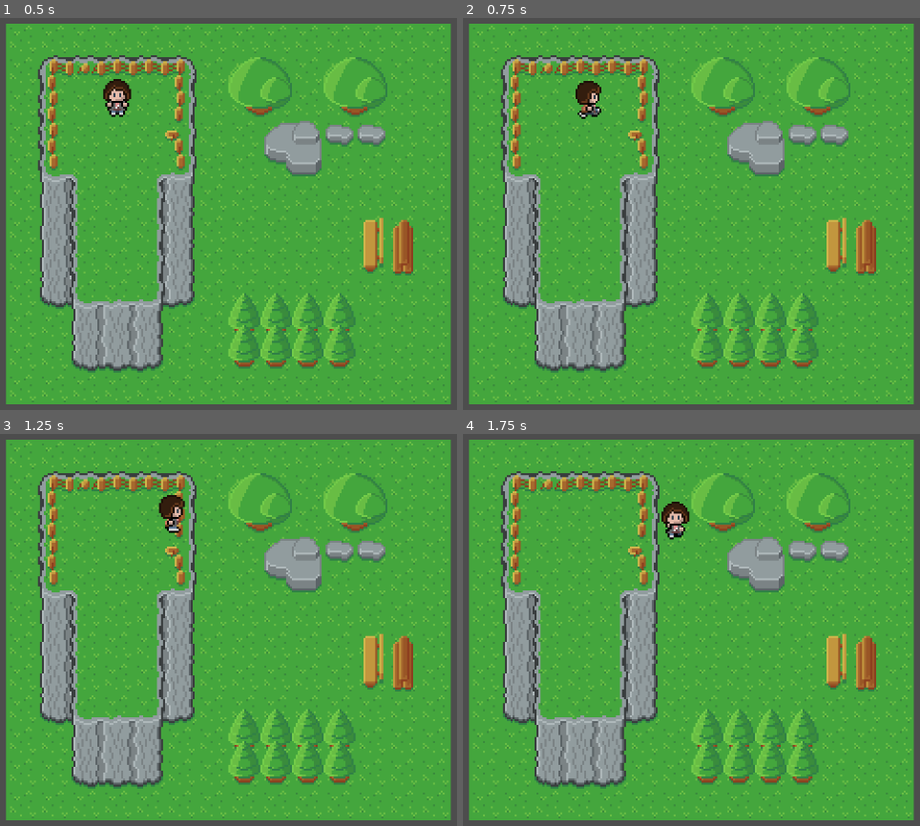
Above: before the commit, frames 1-4 (two rows, left to right).
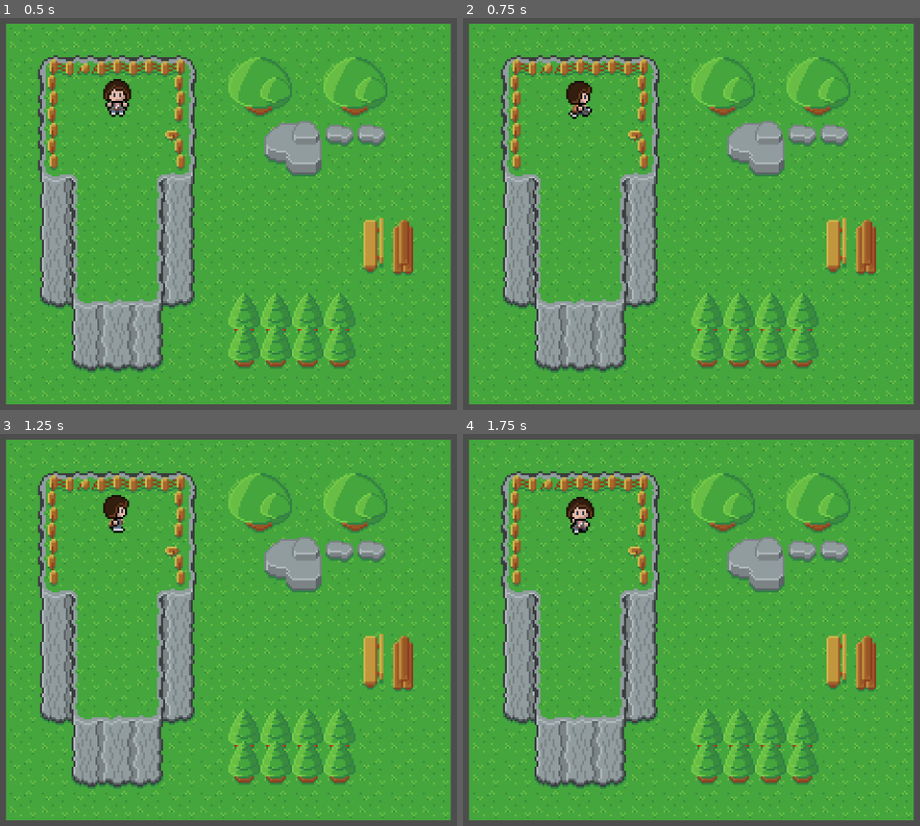
Above: after the commit, the same moments.

Repository: minkezhang/lis
Game: Godot game, scene res://scenes/overworld/common/map.tscn
Two runs of this game, one before a commit and one after it. Both use one fixed random seed, a clock stepped at 60 frames per second and the inputs below. The project has no main scene, so this scene is started directly.
Inputs:
- Up to frame 1 (0.5 s): no input
- Up to frame 2 (0.75 s): tap Enter at 0.5 s; hold Right (ui_right) from 0.53 s (still down)
- Up to frame 3 (1.25 s): keep holding Right (ui_right)
- Up to frame 4 (1.75 s): release Right (ui_right) at 1.28 s; hold Down (ui_down) from 1.28 s (still down)

Frame 1 is identical in both runs. In frame 2, 0.6% of the frame differs, in the area x 22-31%, y 16-26%; in frame 3, 0.8%; in frame 4, 0.9%, in the area x 22-50%, y 16-28%.

Commit message:
Add pathing signal controls

Diff:
--- /dev/null
+++ b/entities/common/controllable/controllable.gd
@@ -0,0 +1,28 @@
+extends Node2D
+
+signal action_north
+signal action_south
+signal action_east
+signal action_west
+
+const _POLL_RATE_HZ: float = 10
+const _POLL_RATE_DELTA: float = 1.0 / _POLL_RATE_HZ
+
+var _delta_accum: float = 0
+
+
+func _process(delta):
+	if _delta_accum + delta < _POLL_RATE_DELTA:
+		_delta_accum += delta
+		return
+
+	_delta_accum = 0
+
+	if Input.is_action_pressed('ui_right'):
+		action_east.emit()
+	if Input.is_action_pressed('ui_left'):
+		action_west.emit()
+	if Input.is_action_pressed('ui_up'):
+		action_north.emit()
+	if Input.is_action_pressed('ui_down'):
+		action_south.emit()
--- /dev/null
+++ b/entities/common/controllable/controllable.tscn
@@ -0,0 +1,3 @@
+[gd_scene format=3 uid="uid://co1vmlkfp00f5"]
+
+[node name="Controllable" type="Node2D"]
--- a/entities/common/walkable/walkable.gd
+++ b/entities/common/walkable/walkable.gd
@@ -1 +1,49 @@
 extends Node2D
+
+signal state_idle
+
+const Poseable = preload('res://entities/common/poseable/poseable.tscn')
+const _libpathqueue = preload('res://lib/pathqueue.gd')
+const _libpose = preload('res://lib/pose.gd')
+const _libgeo = preload('res://lib/geo.gd')
+
+var _tween: Tween
+
+const _GRID_SIZE = 16
+const _GRID_CENTER_OFFSET = Vector2(_GRID_SIZE, _GRID_SIZE) / 2
+const _SPEED = 3.0
+const _POLL_RATE_LIMIT = 15.0
+
+@export var poseable: Node2D
+@export var x: int
+
+var path_queue: _libpathqueue.PathQueue
+var _gp: _libgeo.GeoPosition = _libgeo.GeoPosition.new(_GRID_CENTER_OFFSET, _GRID_SIZE)
+
+
+func _ready():
+	path_queue = _libpathqueue.PathQueue.new(1)
+
+
+func _process(delta):
+	if _tween == null or not _tween.is_valid():
+		var r = path_queue.dequeue()
+
+		# Only stop animation if no subsequent movement is queued. This allows for
+		# smoother animation for continuous movement in one direction.
+		if not r.success:
+			poseable.set_state(_libpose.Pose.IDLE)
+		elif poseable.get_state().pose == _libpose.Pose.IDLE and poseable.get_state().orientation != r.orientation:
+			poseable.set_state(_libpose.Pose.IDLE, r.orientation)
+		else:
+			# Allow user to face a direction before moving.
+			poseable.set_state(_libpose.Pose.WALK, r.orientation)
+
+			_tween = get_tree().create_tween()
+			_tween.tween_property(
+				self,
+				'position',
+				_gp.to_world(Vector2(_gp.to_grid(position)) + _libgeo.ORIENTATION_RAY[r.orientation]),
+				1.0 / _SPEED,
+			)
+			_tween.play()
--- a/entities/max/max.gd
+++ b/entities/max/max.gd
@@ -27,48 +27,12 @@
 var _gp: _libgeo.GeoPosition = _libgeo.GeoPosition.new(_GRID_CENTER_OFFSET, _GRID_SIZE)
 
 @onready var _p = $Poseable
+@onready var _c = $Controllable
+@onready var _w = $Walkable
 
 
-func _process(delta):
-	_handle_input(delta)
-
-	if _tween == null or not _tween.is_valid():
-		var r = _path_queue.dequeue()
-
-		# Only stop animation if no subsequent movement is queued. This allows for smoother animation for continuous movement in one direction.
-		if not r.success:
-			_p.set_state(_libpose.Pose.IDLE)
-		elif _p.get_state().pose == _libpose.Pose.IDLE and _p.get_state().orientation != r.orientation:
-			_p.set_state(_libpose.Pose.IDLE, r.orientation)
-		else:
-			# Allow user to face a direction before moving.
-			_p.set_state(_libpose.Pose.WALK, r.orientation)
-
-			_tween = get_tree().create_tween()
-			_tween.tween_property(
-				self,
-				'position',
-				_gp.to_world(Vector2(_gp.to_grid(position)) + _libgeo.ORIENTATION_RAY[r.orientation]),
-				1.0 / _SPEED,
-			)
-			_tween.play()
-
-
-func _handle_input(delta):
-	if _delta_accum + delta < 1.0 / _POLL_RATE_LIMIT:
-		_delta_accum += delta
-		return
-
-	_delta_accum = 0
-
-	if Input.is_action_pressed('ui_right'):
-		_path_queue.enqueue(_libgeo.Orientation.E)
-
-	if Input.is_action_pressed('ui_left'):
-		_path_queue.enqueue(_libgeo.Orientation.W)
-
-	if Input.is_action_pressed('ui_up'):
-		_path_queue.enqueue(_libgeo.Orientation.N)
-
-	if Input.is_action_pressed('ui_down'):
-		_path_queue.enqueue(_libgeo.Orientation.S)
+func _ready():
+	_c.action_north.connect(func(): _w.path_queue.enqueue(_libgeo.Orientation.N))
+	_c.action_south.connect(func(): _w.path_queue.enqueue(_libgeo.Orientation.S))
+	_c.action_east.connect(func(): _w.path_queue.enqueue(_libgeo.Orientation.E))
+	_c.action_west.connect(func(): _w.path_queue.enqueue(_libgeo.Orientation.W))
--- a/entities/max/max.tscn
+++ b/entities/max/max.tscn
@@ -1,19 +1,25 @@
-[gd_scene load_steps=6 format=3 uid="uid://di7d2i5j3myww"]
+[gd_scene load_steps=8 format=3 uid="uid://di7d2i5j3myww"]
 
 [ext_resource type="Script" path="res://entities/max/max.gd" id="1_cx4wr"]
 [ext_resource type="PackedScene" uid="uid://cfr4en3phi8et" path="res://entities/max/poses.tscn" id="2_uc811"]
 [ext_resource type="PackedScene" uid="uid://cseeiwjjh88ux" path="res://entities/common/poseable/poseable.tscn" id="3_4msri"]
 [ext_resource type="PackedScene" uid="uid://t8htfftg25mv" path="res://entities/common/walkable/walkable.tscn" id="3_sa0mq"]
+[ext_resource type="PackedScene" uid="uid://co1vmlkfp00f5" path="res://entities/common/controllable/controllable.tscn" id="3_ybi75"]
+[ext_resource type="Script" path="res://entities/common/controllable/controllable.gd" id="4_hlj0h"]
 [ext_resource type="Script" path="res://entities/common/walkable/walkable.gd" id="4_r8glv"]
 
 [node name="Max" type="Node2D"]
 script = ExtResource("1_cx4wr")
 
+[node name="Controllable" parent="." instance=ExtResource("3_ybi75")]
+script = ExtResource("4_hlj0h")
+
+[node name="Walkable" parent="." node_paths=PackedStringArray("poseable") instance=ExtResource("3_sa0mq")]
+script = ExtResource("4_r8glv")
+poseable = NodePath("../Poseable")
+
 [node name="Poseable" parent="." node_paths=PackedStringArray("animation_sprite") instance=ExtResource("3_4msri")]
 animation_sprite = NodePath("../Poses")
-
-[node name="Walkable" parent="." instance=ExtResource("3_sa0mq")]
-script = ExtResource("4_r8glv")
 
 [node name="Poses" parent="." instance=ExtResource("2_uc811")]
 animation = &"idle_west"
